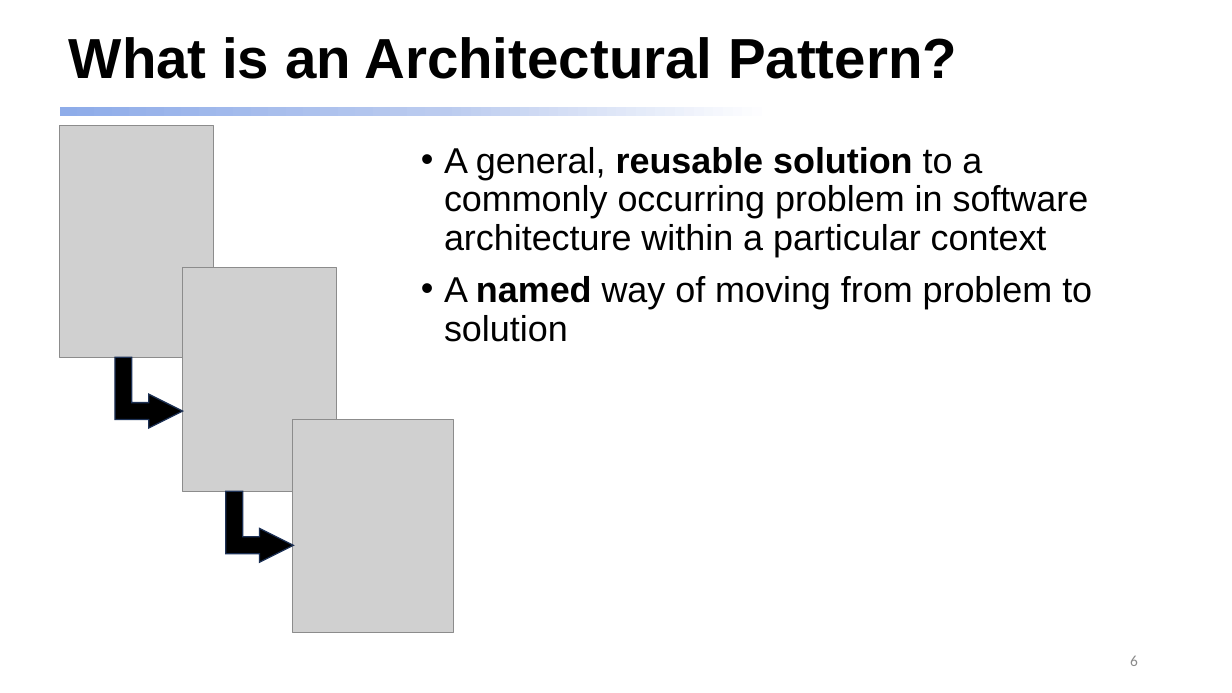
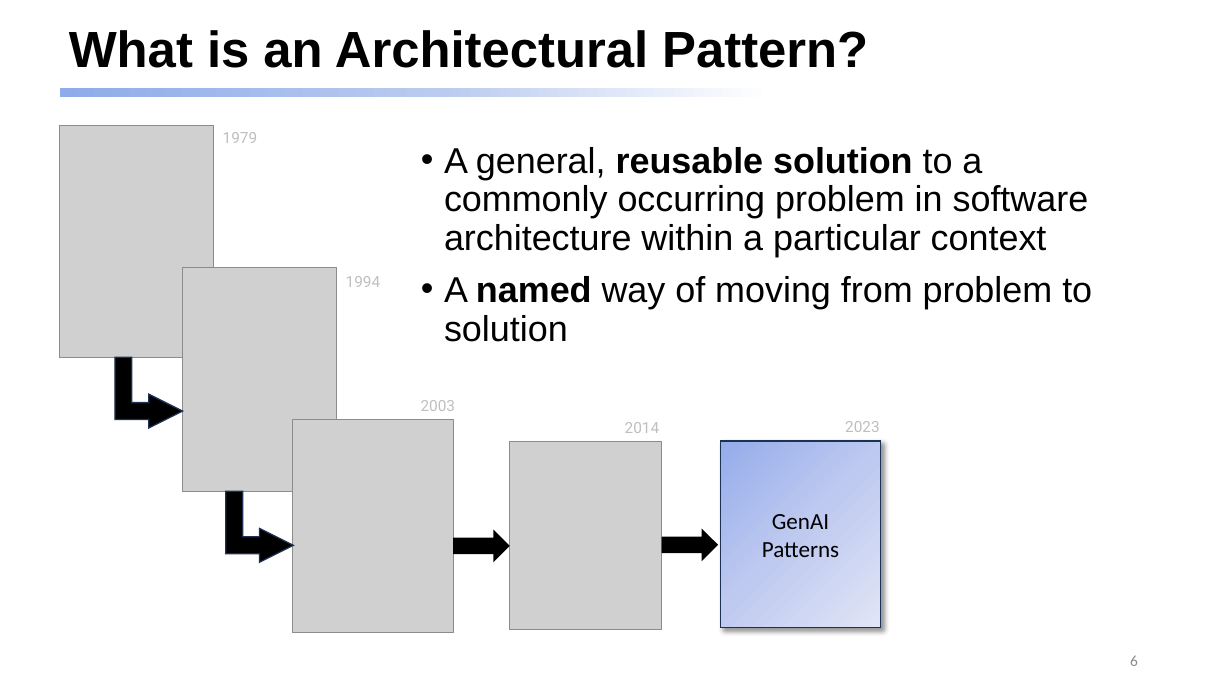
Before and after one commit to dmccreary/genai-arch-patterns, a slide deck: slide 6 of slides/One-Hour-Talk.pptx. Drawn at 1232x693 pixels with LibreOffice and Linux fonts; fonts in the diff are those of the drawing; grey boxes stand for pictures. Boxes give left, top, right and bottom in pixels: in the first picture for what was removed or moved away, otherwise in the second. Text is boxed around its words. In the diff, an @@ line names an element or a change of style, - is before the commit and + after.

```diff
--- a/slides/One-Hour-Talk.pptx
+++ b/slides/One-Hour-Talk.pptx
@@ title "What is an Architectural Pattern?" at box(69, 30, 868, 68): size 44 to 39.6 pt @@
@@ rectangle: place and size @@
-rectangle at box(59, 107, 1122, 116)
+rectangle at box(59, 88, 1122, 97)
@@ text added at box(223, 132, 258, 143), 12 pt, text #BFBFBF @@
+1979
@@ text added at box(346, 276, 381, 287), 12 pt, text #BFBFBF @@
+1994
@@ text added at box(421, 400, 456, 411), 12 pt, text #BFBFBF @@
+2003
@@ picture added at box(510, 441, 662, 629) @@
@@ text added at box(625, 422, 660, 433), 12 pt, text #BFBFBF @@
+2014
@@ rectangle added at box(721, 441, 882, 628), fill gradient #96ABEA to #C0CBF0 to #E0E5F7, outline #1E3256 1 pt, 18 pt, text #000000 @@
+GenAI
+Patterns
@@ text added at box(845, 421, 880, 432), 12 pt, text #BFBFBF @@
+2023
@@ right arrow added at box(453, 530, 509, 562), fill #000000 @@
@@ right arrow added at box(662, 529, 718, 561), fill #000000 @@
```
Also in this commit, not shown: 12 other slides changed, 16 slides added.
